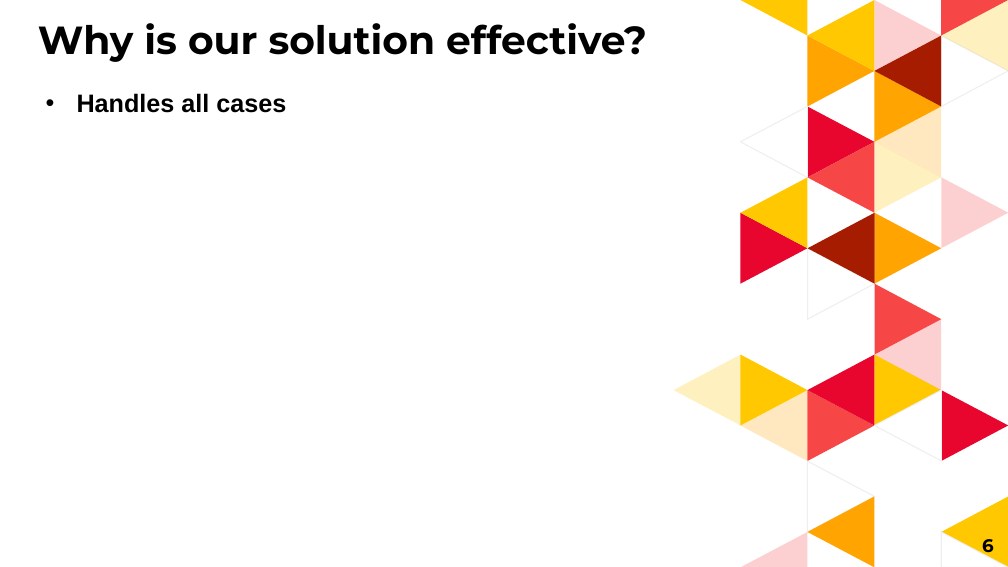
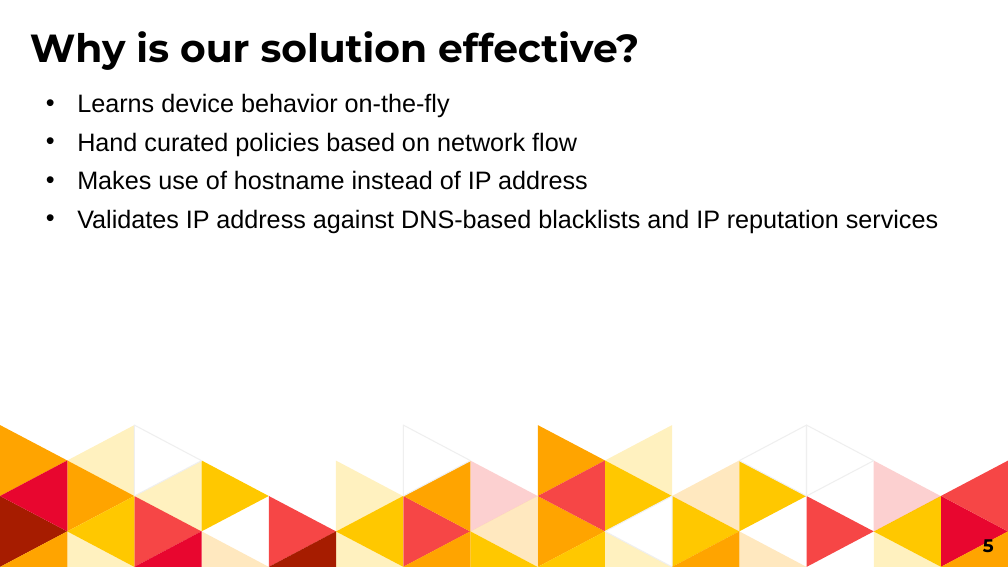
Before and after one commit to manalgandhi/Viterbi_Hackathon_2018, a slide deck: slide 5 of Team1.pptx (slide 6 before the commit). Drawn at 1008x567 pixels with LibreOffice and Linux fonts; fonts in the diff are those of the drawing. Boxes give left, top, right and bottom in pixels: in the first picture for what was removed or moved away, otherwise in the second. Text is boxed around its words. In the diff, an @@ line names an element or a change of style, - is before the commit and + after.

Commit message:
Modified ppt Fix bug in isBlacklist

```diff
--- a/Team1.pptx
+++ b/Team1.pptx
@@ subtitle "Why is our solution effective?": place and size @@
-subtitle "Why is our solution effective?" at bbox=[38, 23, 647, 62]
+subtitle "Why is our solution effective?" at bbox=[30, 31, 639, 70]
@@ text at bbox=[77, 93, 938, 234]: text changed; bold off @@
-• Handles all cases
+• Learns device behavior on-the-fly
+• Hand curated policies based on network flow
+• Makes use of hostname instead of IP address
+• Validates IP address against DNS-based blacklists and IP reputation services
@@ group removed at bbox=[741, 0, 1008, 319]: 6 freeform shapes @@
@@ freeform shape at bbox=[739, 425, 806, 496]: fill #FFA400 at 25% opacity to #FFFFFF; outline none to #EFEFEF 0.75 pt; rotation 0 to 180 degrees; outline redrawn @@
@@ freeform shape at bbox=[806, 496, 874, 566]: fill #FFA400 to #F64646; rotation 0 to 180 degrees; outline redrawn @@
@@ group added at bbox=[0, 425, 941, 566]: 19 freeform shapes @@
@@ rotation 0 to 180 degrees; outline redrawn in 25 elements at bbox=[806, 425, 874, 496], bbox=[874, 496, 941, 566], bbox=[941, 496, 1008, 566], bbox=[739, 461, 806, 531], bbox=[605, 425, 672, 496], bbox=[874, 461, 941, 531], bbox=[538, 461, 606, 531], bbox=[538, 425, 606, 496], bbox=[605, 496, 672, 566], bbox=[134, 461, 202, 531], bbox=[605, 461, 672, 531], bbox=[471, 461, 538, 531], bbox=[672, 461, 740, 531], bbox=[403, 425, 471, 496], bbox=[336, 461, 403, 531], bbox=[538, 496, 606, 566], bbox=[134, 425, 202, 496], bbox=[941, 461, 1008, 531], bbox=[672, 496, 740, 566], bbox=[403, 461, 471, 531], bbox=[403, 496, 471, 566], bbox=[202, 461, 269, 531], bbox=[0, 461, 68, 531], bbox=[0, 496, 68, 566], bbox=[538, 531, 606, 566] @@
@@ freeform shape at bbox=[739, 531, 806, 566]: fill #F64646 at 25% opacity to #FFA400 at 25% opacity; rotation 0 to 180 degrees; outline redrawn @@
@@ freeform shape at bbox=[940, 531, 1008, 566]: fill none to #FFA400; outline #EFEFEF 0.75 pt to none; rotation 0 to 180 degrees; outline redrawn @@
@@ page number at bbox=[983, 534, 994, 557]: text changed @@
-6
+5
```
Also in this commit, not shown: 2 other slides changed, 2 slides added, 5 slides removed, 1 other file.
